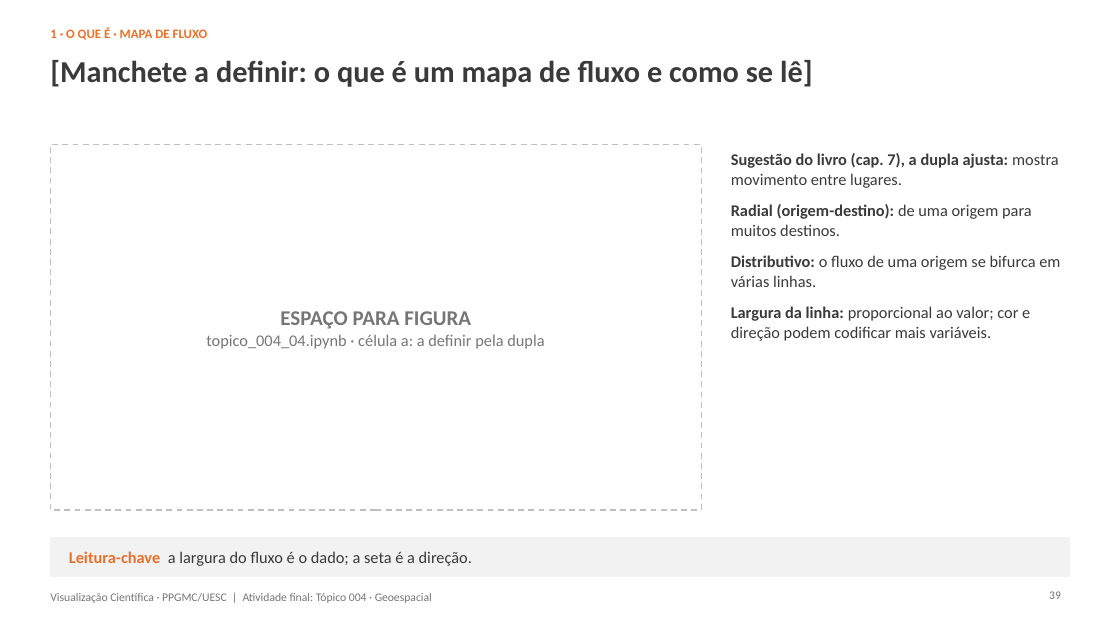
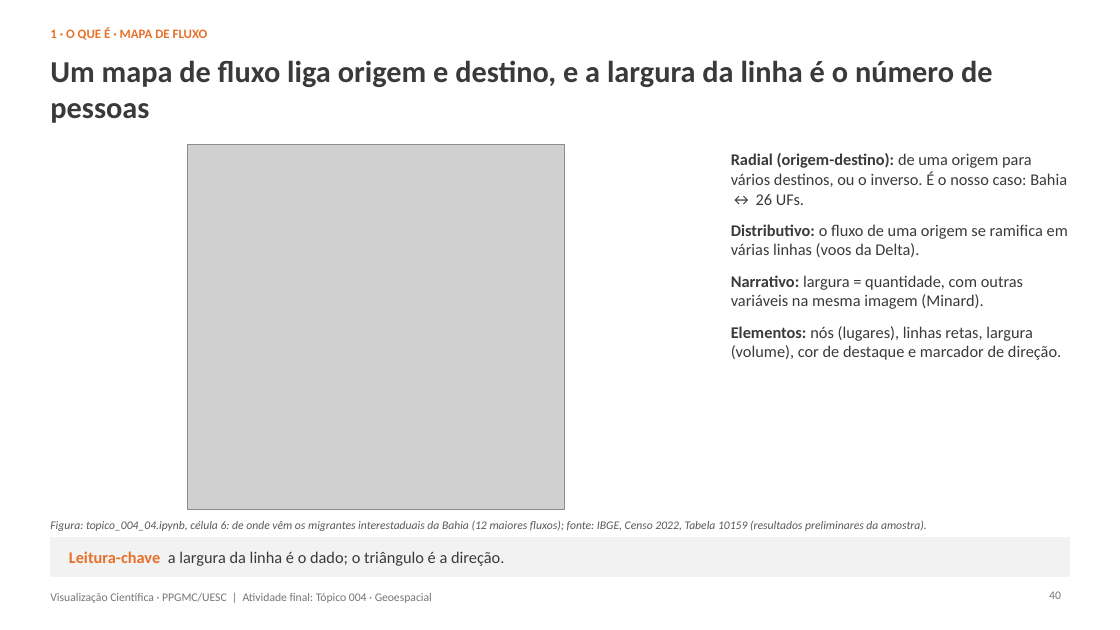
Before and after one commit to John-Parsec/scientific-visualization-geospatial, a slide deck: slide 40 of slides.pptx (slide 39 before the commit). Drawn at 1120x630 pixels with LibreOffice and Linux fonts; fonts in the diff are those of the drawing; grey boxes stand for pictures; background and template pictures are left out. Boxes give left, top, right and bottom in pixels: in the first picture for what was removed or moved away, otherwise in the second. Text is boxed around its words. In the diff, an @@ line names an element or a change of style, - is before the commit and + after.

```diff
--- a/slides.pptx
+++ b/slides.pptx
@@ title at [50,60,993,123]: text changed @@
-[Manchete a definir: o que é um mapa de fluxo e como se lê]
+Um mapa de fluxo liga origem e destino, e a largura da linha é o número de pessoas
@@ rectangle removed at [50,145,702,510] @@
@@ picture added at [187,145,565,510] @@
@@ text at [731,153,1068,360]: text changed @@
-Sugestão do livro (cap. 7), a dupla ajusta: mostra movimento entre lugares.
-Radial (origem-destino): de uma origem para muitos destinos.
-Distributivo: o fluxo de uma origem se bifurca em várias linhas.
-Largura da linha: proporcional ao valor; cor e direção podem codificar mais variáveis.
+Radial (origem-destino): de uma origem para vários destinos, ou o inverso. É o nosso caso: Bahia ↔ 26 UFs.
+Distributivo: o fluxo de uma origem se ramifica em várias linhas (voos da Delta).
+Narrativo: largura = quantidade, com outras variáveis na mesma imagem (Minard).
+Elementos: nós (lugares), linhas retas, largura (volume), cor de destaque e marcador de direção.
@@ text removed at [206,311,544,349] @@
-ESPAÇO PARA FIGURA
-topico_004_04.ipynb · célula a: a definir pela dupla
@@ text added at [50,520,927,531], 10 pt, text #595959, italic @@
+Figura: topico_004_04.ipynb, célula 6: de onde vêm os migrantes interestaduais da Bahia (12 maiores fluxos); fonte: IBGE, Censo 2022, Tabela 10159 (resultados preliminares da amostra).
@@ text at [69,551,504,566]: text changed @@
-Leitura-chave a largura do fluxo é o dado; a seta é a direção.
+Leitura-chave a largura da linha é o dado; o triângulo é a direção.
@@ page number at [1049,591,1061,599]: text changed @@
-39
+40
```
Also in this commit, not shown: 44 other slides changed, 4 slides added, 3 slides removed.
